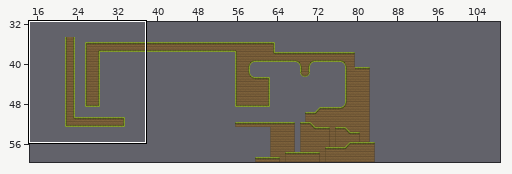
A Tiled map gets an edit: tiled/Level1.tmx. Above, an overview of the earlier version with the close-up marked.
Close-up. Before:
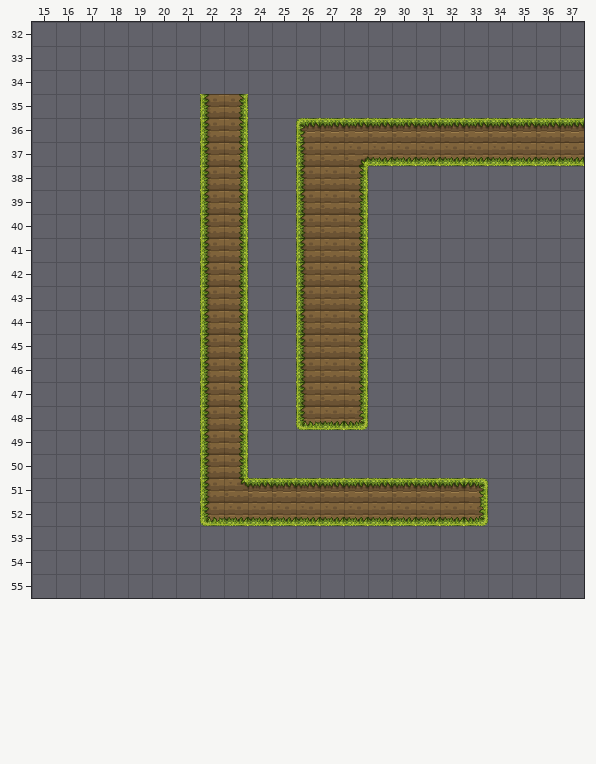
Cells are 32x32 px. Shown: x 15..37, y 32..55. The commit also changed other parts of the map, which this record leaves out.
The same view after the edit:
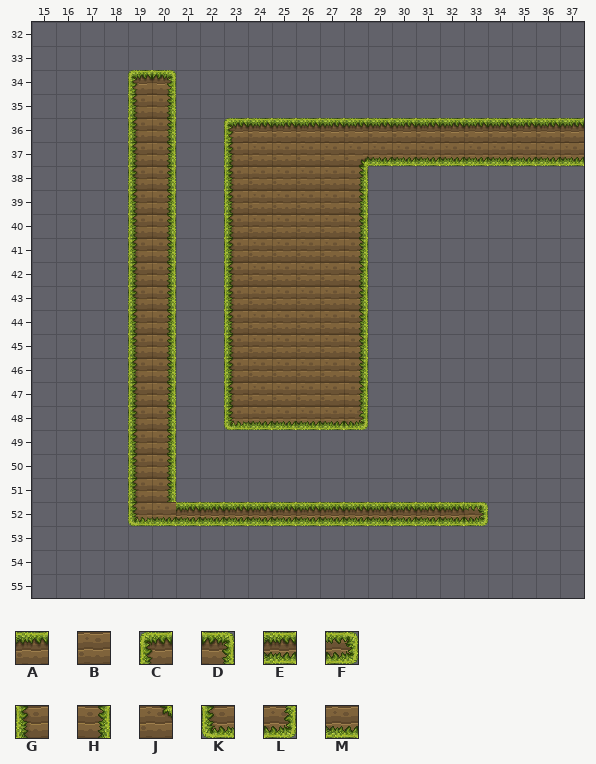
Key: from "Grass Tiles": A 1, B 10, C 18, D 19, E 24, F 26, G 27, H 28, J 30, K 36, L 37, M 40.
_ is an empty cell.
Difference:
Layer "Tile Layer 1":
The edit turns tile C into tile A in row 36 at x 26.
There is now tile A in row 36 at x 24 to 25.
The edit turns tile G into tile B in rows 37 to 47 at x 26.
There is now tile B in rows 37 to 47 at x 24 to 25.
The edit turns tile H into tile C in row 36 at x 23.
There is now tile C in row 34 at x 19.
There is now tile D in row 34 at x 20.
The edit turns tile K into tile E in row 52 at x 22.
The edit turns tile M into tile E in row 52 at x 23 to 32.
There is now tile E in row 52 at x 21.
The edit turns tile L into tile F in row 52 at x 33.
The edit turns tile H into tile G in rows 37 to 47 at x 23.
There is now tile G in rows 35 to 51 at x 19.
There is now tile H in rows 35 to 51 at x 20.
The edit turns tile H into tile K in row 48 at x 23.
There is now tile K in row 52 at x 19.
The edit turns tile K into tile M in row 48 at x 26.
There is now tile M in row 48 at x 24 to 25; in row 52 at x 20.
Tile A is removed in row 51 at x 24 to 32.
Tile D is removed in row 51 at x 33.
Tile G is removed in rows 35 to 51 at x 22.
Tile H is removed in row 35 at x 23; in rows 49 to 50 at x 23.
Tile J is removed in row 51 at x 23.
Where, in picture pixels (left, top, right, bottom), the same in both close-ups:
changed: (128, 70, 488, 526)
